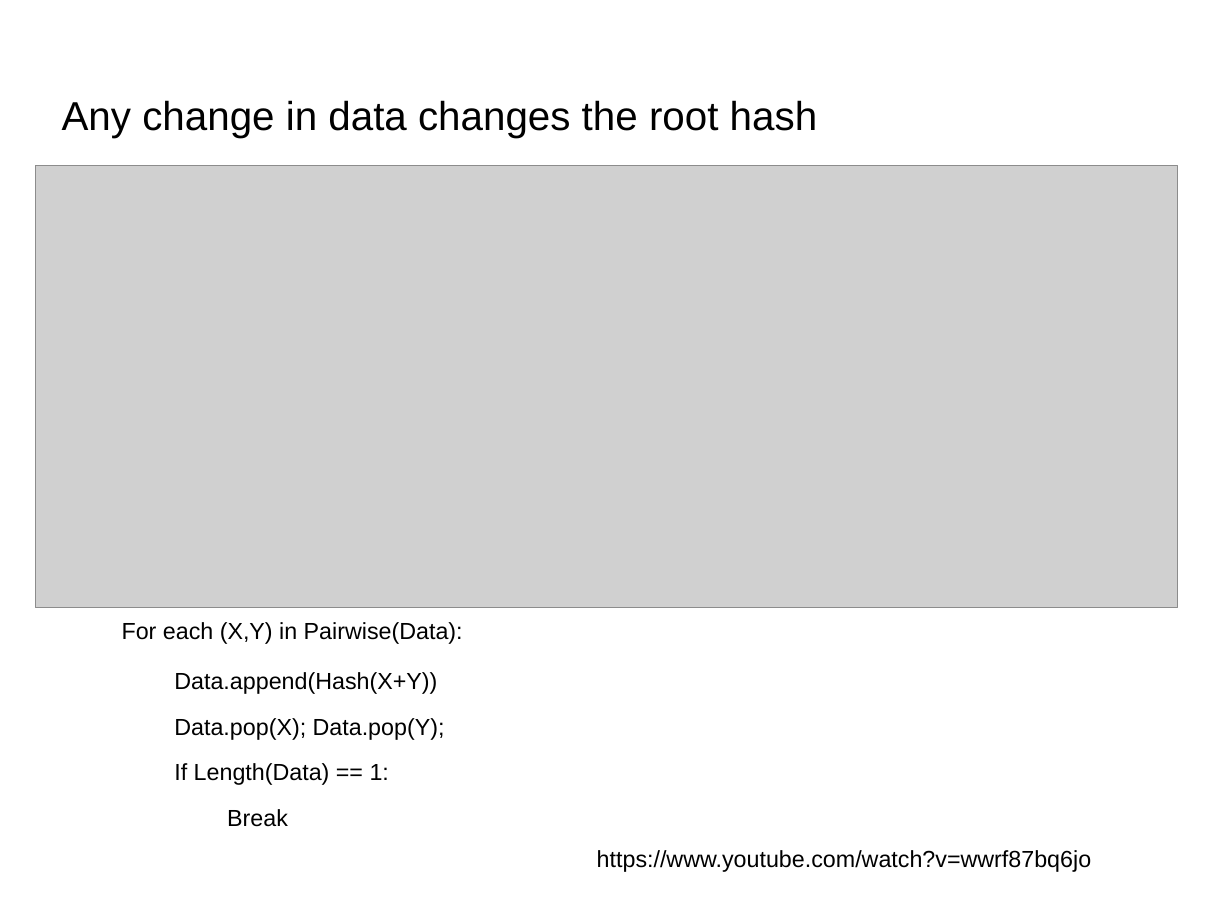
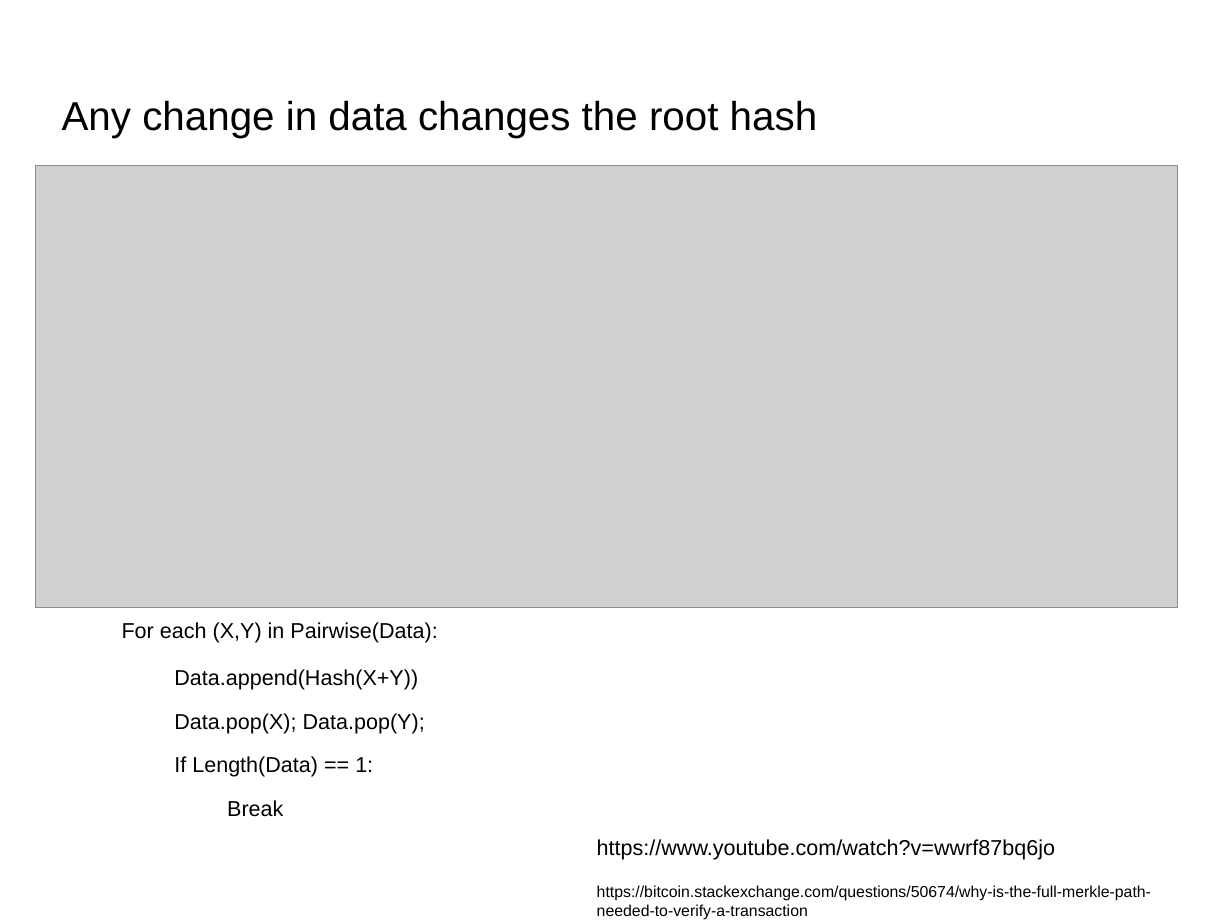
Before and after one commit to s2-t2/blockchain_reputation_system, a slide deck: slide 8 of documents/Presentation/Presentation.odp. Drawn at 1232x924 pixels with LibreOffice and Linux fonts; fonts in the diff are those of the drawing; grey boxes stand for pictures; background and template pictures are left out. Boxes give left, top, right and bottom in pixels: in the first picture for what was removed or moved away, otherwise in the second. Text is boxed around its words. In the diff, an @@ line names an element or a change of style, - is before the commit and + after.

```diff
--- a/documents/Presentation/Presentation.odp
+++ b/documents/Presentation/Presentation.odp
@@ text at [122,622,1055,860]: size 15 to 13.9 pt in "For each (X,Y) in Pairwise(Data):", "Data.append(Hash(X+Y))", "Data.pop(X); Data.pop(Y);", "If Length(Data) == 1:" and 2 more places @@
@@ text at [597,885,1151,920]: paragraph added @@
+                https://bitcoin.stackexchange.com/questions/50674/why-is-the-full-merkle-path-needed-to-verify-a-transaction
```
Also in this commit, not shown: 10 other files.
